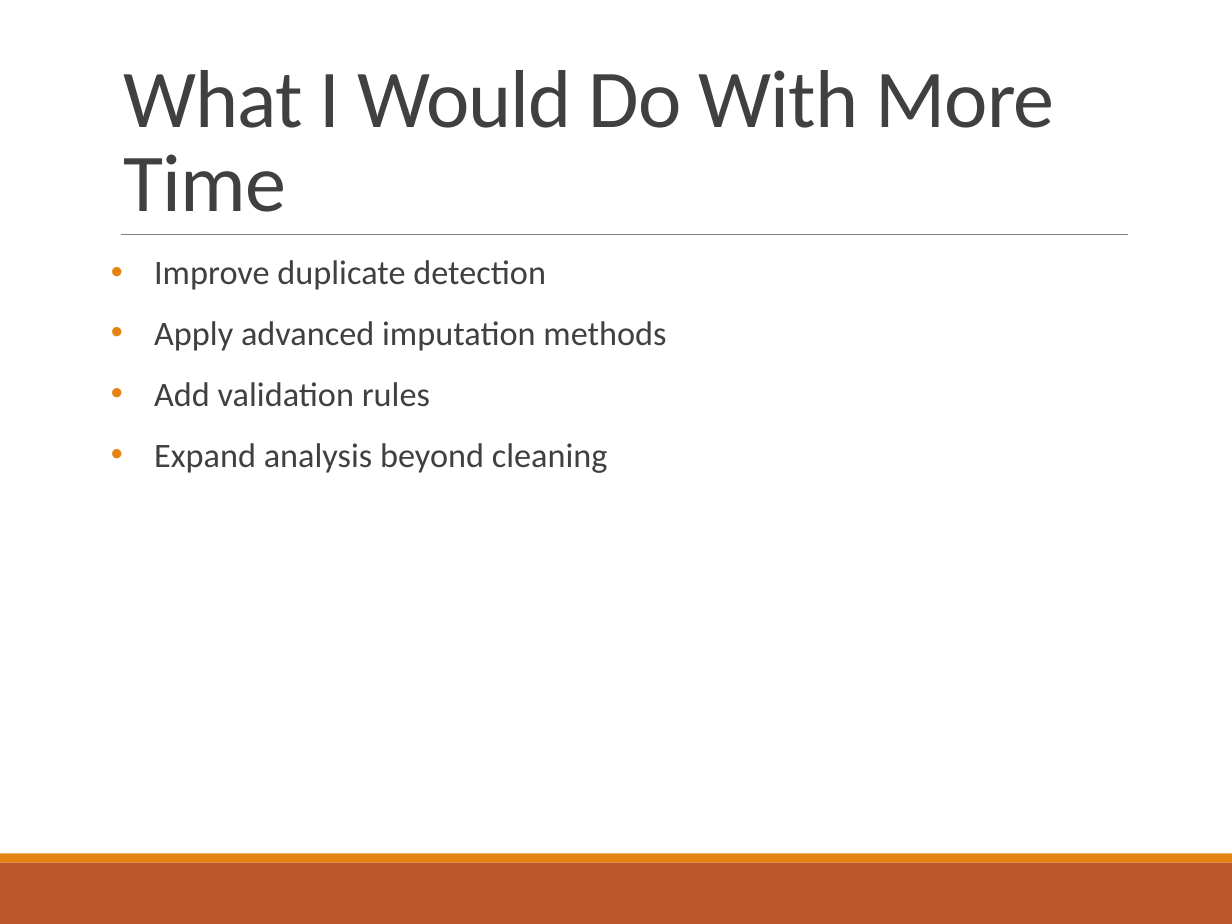
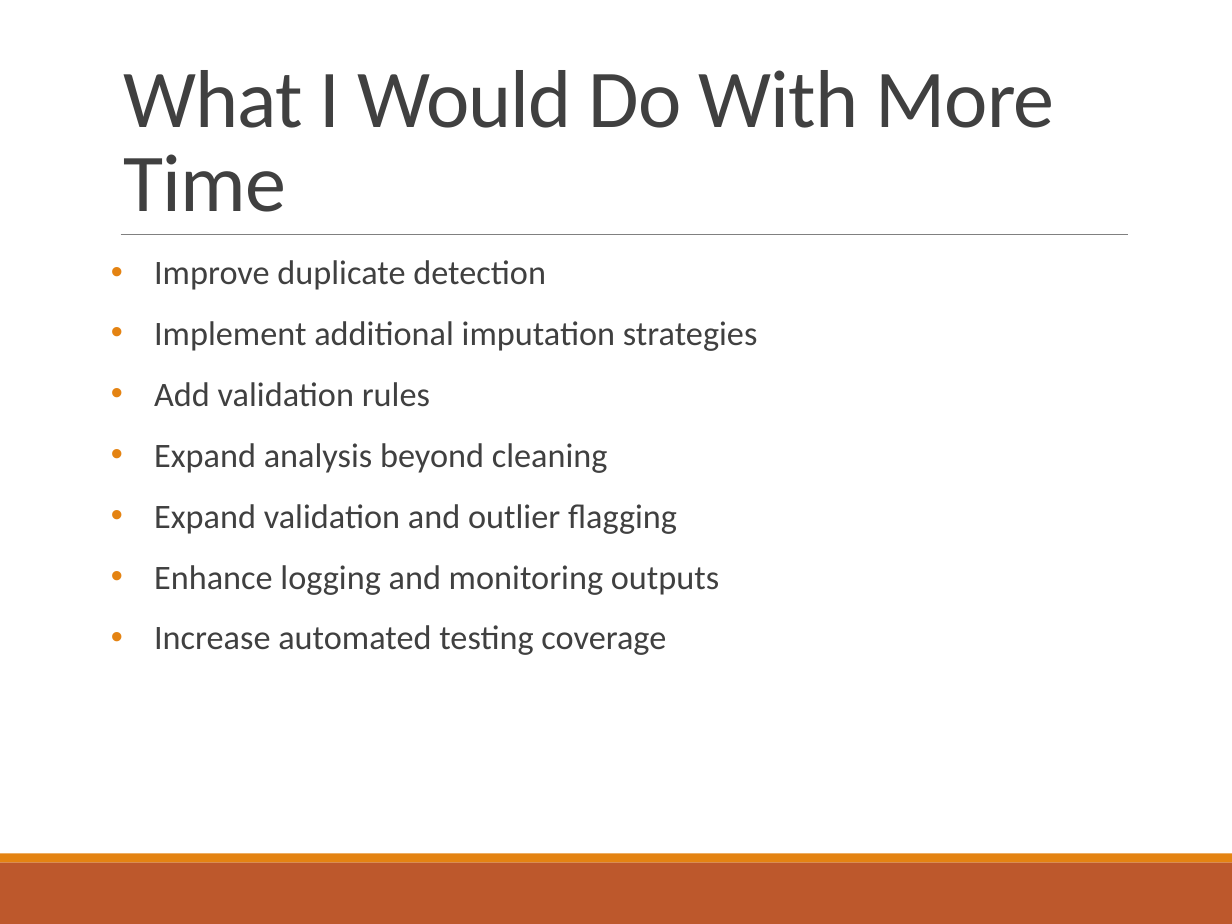
Before and after one commit to TynishaN/healthcare_cleaning_pipeline, a slide deck: slide 13 of presentation/healthcare_pipeline_presentation.pptx (slide 18 before the commit). Drawn at 1232x924 pixels with LibreOffice and Linux fonts; fonts in the diff are those of the drawing. Boxes give left, top, right and bottom in pixels: in the first picture for what was removed or moved away, otherwise in the second. Text is boxed around its words. In the diff, an @@ line names an element or a change of style, - is before the commit and + after.

```diff
--- a/presentation/healthcare_pipeline_presentation.pptx
+++ b/presentation/healthcare_pipeline_presentation.pptx
@@ text at box(154, 321, 757, 351): text changed @@
-• Apply advanced imputation methods
+• Implement additional imputation strategies
@@ text at box(154, 504, 719, 655): paragraphs added @@
+• Expand validation and outlier flagging
+• Enhance logging and monitoring outputs
+• Increase automated testing coverage
```
Also in this commit, not shown: 11 other slides changed, 5 slides removed, 6 other files.
